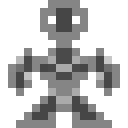
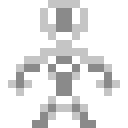
Layer changes from the first 128 x 128 image to the second:
painted on "Layer 0" over [8, 0, 120, 128]
